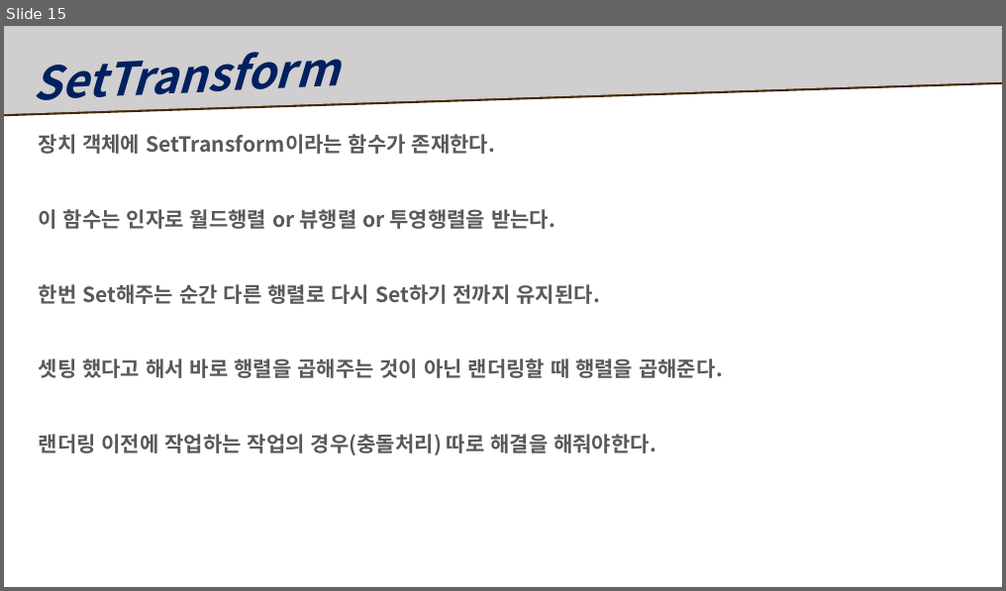
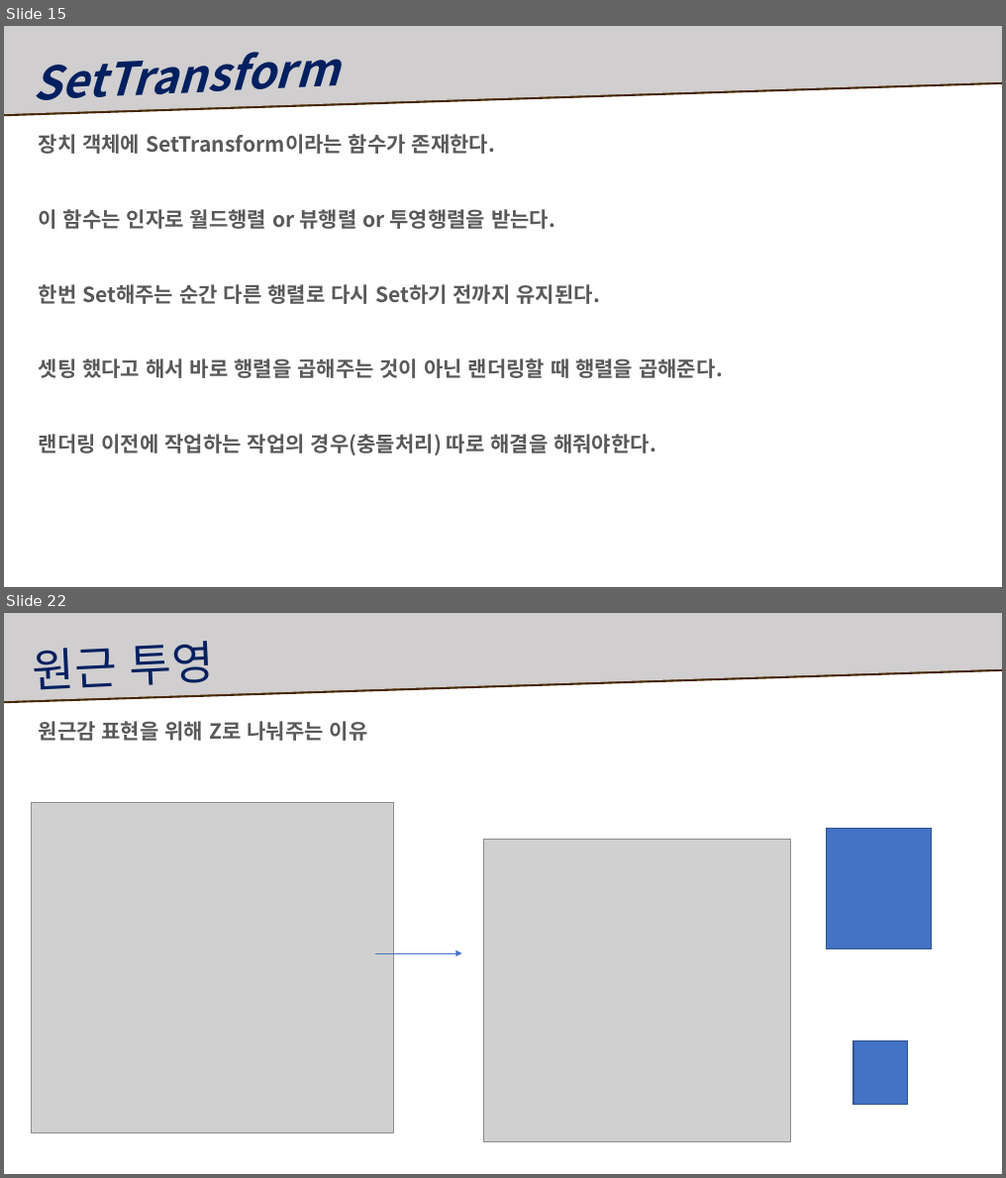
Before and after one commit to Ahnhyunsoo/Study, a slide deck: 5Month/복습자료/수업 복습.pptx. Shown one above the other, each under a label of ours: slide 15 before the commit, slides 15 and 22 after it; the slides between them are not shown. The pictures are 1006x591 and 1006x1178 pixels, drawn with LibreOffice and Linux fonts; fonts in the diff are those of the drawing; grey boxes stand for pictures. Boxes give left, top, right and bottom in pixels: in the first picture for what was removed or moved away, otherwise in the second. Text is boxed around its words. In the diff, an @@ line names an element or a change of style, - is before the commit and + after.

```diff
--- a/5Month/복습자료/수업 복습.pptx
+++ b/5Month/복습자료/수업 복습.pptx
@@ slide 22 added at box(4, 613, 1002, 1174), background #FFFFFF @@
@@ freeform shape added at box(4, 613, 1002, 701), fill #D0CECE @@
@@ text added at box(34, 641, 214, 699), 44 pt, text #002060 @@
+원근 투영
@@ text added at box(39, 721, 368, 741), 20 pt, text #595959, bold @@
+원근감 표현을 위해 Z로 나눠주는 이유
@@ picture added at box(31, 803, 393, 1134) @@
@@ picture added at box(483, 839, 790, 1143) @@
@@ rectangle added at box(826, 829, 931, 950), fill #4472C4, outline #325491 1 pt @@
@@ arrow added from (375, 954) to (462, 954), #4472C4 0.5 pt @@
@@ rectangle added at box(853, 1042, 908, 1105), fill #4472C4, outline #325491 1 pt @@
```
Also in this commit, not shown: 4 slides changed, 17 other slides added, 1 slide removed, 3 other files.
